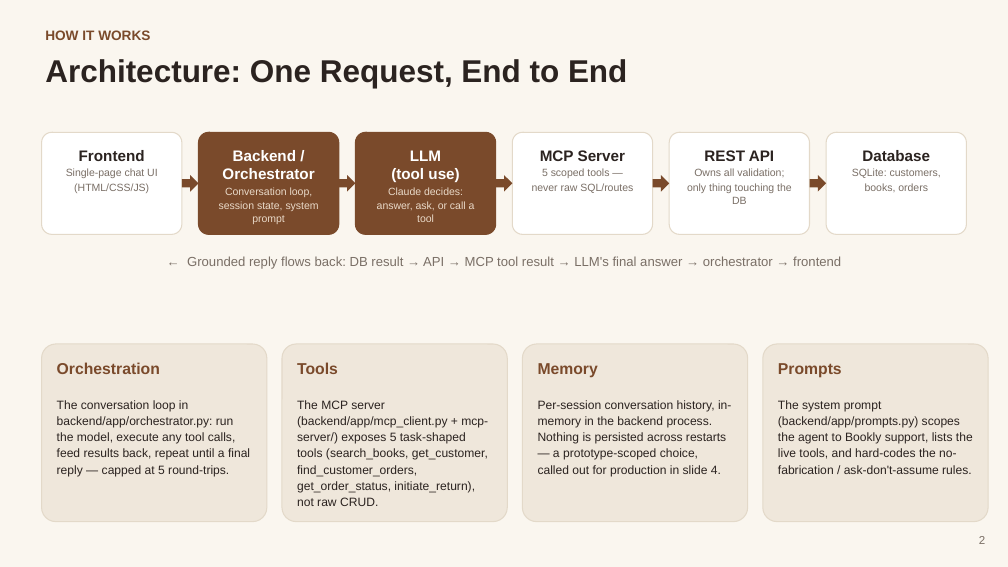
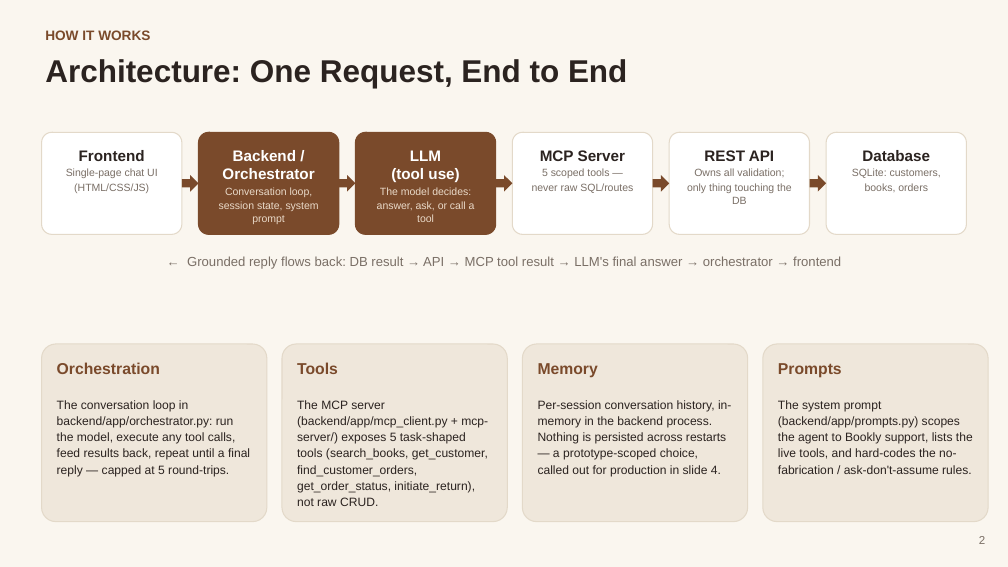
Before and after one commit to hanswallentin/cx-chatbot, a slide deck: slide 2 of deck/bookly-pitch-deck.pptx. Drawn at 1008x567 pixels with LibreOffice and Linux fonts; fonts in the diff are those of the drawing. Boxes give left, top, right and bottom in pixels: in the first picture for what was removed or moved away, otherwise in the second. Text is boxed around its words. In the diff, an @@ line names an element or a change of style, - is before the commit and + after.

```diff
--- a/deck/bookly-pitch-deck.pptx
+++ b/deck/bookly-pitch-deck.pptx
@@ text in rounded rectangle at [380, 187, 471, 195]: text changed @@
-Claude decides:
+The model decides:
```
Also in this commit, not shown: 1 other slide changed, 18 other files.
